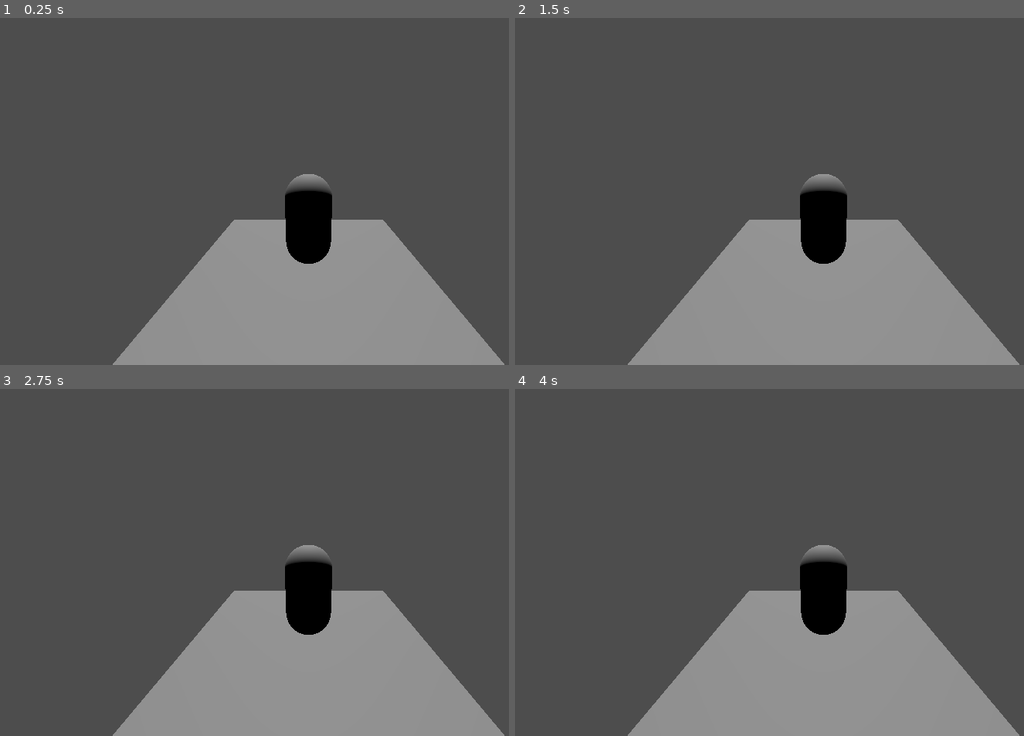
Above: before the commit, frames 1-4 (two rows, left to right).
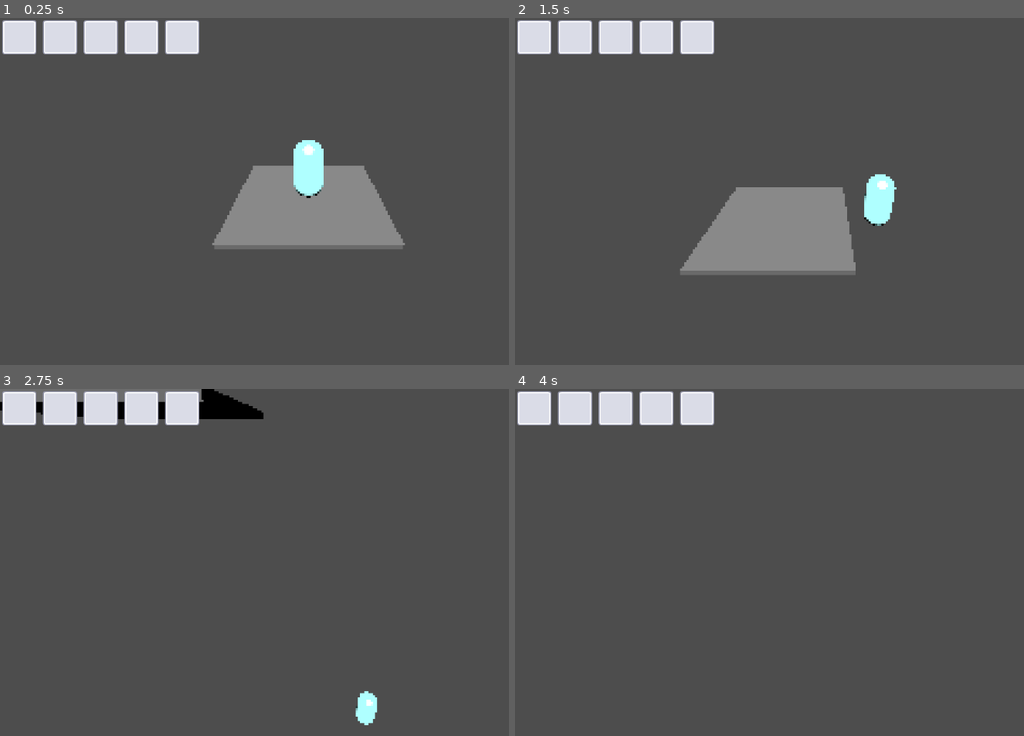
Above: after the commit, the same moments.

Repository: torbenvanassche/PirateSoftwareJam15
Game: Godot game, scene res://scenes/main.tscn
Same seed, same stepped clock (60 frames per second), same inputs: the game is played once before the commit and once after it. Before the commit the project starts from res://scenes/node_3d.tscn.
Inputs (mouse positions are in pixels of both pictures, inside the frame that each line leads up to):
- Up to frame 1 (0.25 s): no input
- Up to frame 2 (1.5 s): tap Enter (ui_accept) at 0.5, 0.77 s; move the mouse to (957, 174) at 0.52 s; hold D (right) 0.53-1.25 s; tap Mouse wheel down (zoom_in, bound only after the commit) at 0.6 s; click (957, 174) at 0.67 s; tap Mouse wheel up (zoom_out, bound only after the commit) at 0.8 s; drag from (698, 208) to (794, 260) at 1.27 s
- Up to frame 3 (2.75 s): move the mouse to (371, 486) at 2.02 s; hold D (right) from 2.03 s (still down); right-click (371, 486) at 2.1 s; click (371, 486) at 2.17 s; tap Mouse wheel up (zoom_out, bound only after the commit) at 2.3 s
- Up to frame 4 (4 s): release D (right) at 2.75 s; drag from (794, 631) to (637, 510) at 2.77 s; click (535, 409) at 3.5 s, where only the run after the commit has a clickable "0"

The runs differ from the first frame. In frame 1, 29% of the frame differs, in the area x 0-100%, y 0-100%; in frame 2, 27%; in frame 3, 28%; in frame 4, 27%.
Error before the commit: Parse Error: Identifier "ItemManager" not declared in the current scope. (res://inventory/scripts/inventory.gd:43)

Commit message:
cleaned up scenes

Diff:
--- a/GameProject/project.godot
+++ b/GameProject/project.godot
@@ -11,13 +11,14 @@
 [application]
 
 config/name="PirateJam15"
-run/main_scene="res://scenes/node_3d.tscn"
+run/main_scene="res://scenes/main.tscn"
 config/features=PackedStringArray("4.2", "Forward Plus")
 config/icon="res://icon.svg"
 
 [autoload]
 
 Settings="*res://utils/settings.gd"
+ItemManager="*res://inventory/scripts/item_manager.gd"
 
 [input]
 
@@ -50,3 +51,18 @@
 "events": [Object(InputEventMouseButton,"resource_local_to_scene":false,"resource_name":"","device":-1,"window_id":0,"a …(253 unchanged characters)…
 ]
 }
+zoom_out={
+"deadzone": 0.5,
+"events": [Object(InputEventMouseButton,"resource_local_to_scene":false,"resource_name":"","device":-1,"window_id":0,"alt_pressed":false,"shift_pressed":false,"ctrl_pressed":false,"meta_pressed":false,"button_mask":0,"position":Vector2(0, 0),"global_position":Vector2(0, 0),"factor":1.0,"button_index":4,"canceled":false,"pressed":false,"double_click":false,"script":null)
+]
+}
+zoom_in={
+"deadzone": 0.5,
+"events": [Object(InputEventMouseButton,"resource_local_to_scene":false,"resource_name":"","device":-1,"window_id":0,"alt_pressed":false,"shift_pressed":false,"ctrl_pressed":false,"meta_pressed":false,"button_mask":0,"position":Vector2(0, 0),"global_position":Vector2(0, 0),"factor":1.0,"button_index":5,"canceled":false,"pressed":false,"double_click":false,"script":null)
+]
+}
+cancel={
+"deadzone": 0.5,
+"events": [Object(InputEventKey,"resource_local_to_scene":false,"resource_name":"","device":-1,"window_id":0,"alt_pressed":false,"shift_pressed":false,"ctrl_pressed":false,"meta_pressed":false,"pressed":false,"keycode":0,"physical_keycode":4194305,"key_label":0,"unicode":0,"echo":false,"script":null)
+]
+}
--- /dev/null
+++ b/GameProject/scenes/camera.tscn
@@ -0,0 +1,16 @@
+[gd_scene load_steps=2 format=3 uid="uid://cuqpjlp4i7pkb"]
+
+[ext_resource type="Script" path="res://utils/camera.gd" id="1_dcs5i"]
+
+[node name="CameraRoot" type="Node3D"]
+script = ExtResource("1_dcs5i")
+distance = 8.0
+
+[node name="TwistPivot" type="Node3D" parent="."]
+
+[node name="PitchPivot" type="Node3D" parent="TwistPivot"]
+transform = Transform3D(1, 0, 0, 0, 0.866025, 0.5, 0, -0.5, 0.866025, 0, 0, 0)
+
+[node name="Camera3D" type="Camera3D" parent="TwistPivot/PitchPivot"]
+unique_name_in_owner = true
+transform = Transform3D(1, 0, 0, 0, 1, 7.45058e-08, 0, -5.96046e-08, 1, 0, 0, 5)
--- /dev/null
+++ b/GameProject/scenes/character.tscn
@@ -0,0 +1,31 @@
+[gd_scene load_steps=6 format=3 uid="uid://cwycwp30gjjet"]
+
+[ext_resource type="Script" path="res://player/character_controller.gd" id="1_70u55"]
+[ext_resource type="Script" path="res://inventory/scripts/inventory.gd" id="2_pnb6b"]
+
+[sub_resource type="CapsuleMesh" id="CapsuleMesh_63u1p"]
+
+[sub_resource type="StandardMaterial3D" id="StandardMaterial3D_7egxx"]
+diffuse_mode = 3
+specular_mode = 1
+albedo_color = Color(0.686275, 1, 1, 1)
+roughness = 0.1
+
+[sub_resource type="CapsuleShape3D" id="CapsuleShape3D_42esf"]
+
+[node name="CharacterBody3D" type="CharacterBody3D" node_paths=PackedStringArray("inventory")]
+transform = Transform3D(1, 0, 0, 0, 1, 0, 0, 0, 1, 0, 1.11559, 0)
+script = ExtResource("1_70u55")
+inventory = NodePath("inventory")
+
+[node name="MeshInstance3D" type="MeshInstance3D" parent="."]
+mesh = SubResource("CapsuleMesh_63u1p")
+surface_material_override/0 = SubResource("StandardMaterial3D_7egxx")
+
+[node name="CollisionShape3D" type="CollisionShape3D" parent="."]
+shape = SubResource("CapsuleShape3D_42esf")
+
+[node name="inventory" type="Node" parent="."]
+script = ExtResource("2_pnb6b")
+unlocked_slots = 5
+max_slots = 5
--- /dev/null
+++ b/GameProject/scenes/game.tscn
@@ -0,0 +1,52 @@
+[gd_scene load_steps=9 format=3 uid="uid://c57b16nj7p50k"]
+
+[ext_resource type="PackedScene" uid="uid://cwycwp30gjjet" path="res://scenes/character.tscn" id="1_yoqlc"]
+[ext_resource type="PackedScene" uid="uid://cuqpjlp4i7pkb" path="res://scenes/camera.tscn" id="3_o5mjl"]
+[ext_resource type="Shader" path="res://shaders/outline.gdshader" id="4_r3k4d"]
+
+[sub_resource type="BoxMesh" id="BoxMesh_xurpc"]
+
+[sub_resource type="BoxShape3D" id="BoxShape3D_limok"]
+
+[sub_resource type="ShaderMaterial" id="ShaderMaterial_shc8u"]
+render_priority = 0
+shader = ExtResource("4_r3k4d")
+shader_parameter/depth_threshold = 0.05
+shader_parameter/reverse_depth_threshold = 0.25
+shader_parameter/normal_threshold = 0.6
+shader_parameter/darken_amount = 0.3
+shader_parameter/lighten_amount = 1.5
+shader_parameter/normal_edge_bias = Vector3(1, 1, 1)
+shader_parameter/light_direction = Vector3(-0.96, -0.18, 0.2)
+
+[sub_resource type="ShaderMaterial" id="ShaderMaterial_ye7d4"]
+
+[sub_resource type="QuadMesh" id="QuadMesh_ga03j"]
+material = SubResource("ShaderMaterial_ye7d4")
+flip_faces = true
+size = Vector2(2, 2)
+
+[node name="Node3D" type="Node3D"]
+
+[node name="MeshInstance3D" type="MeshInstance3D" parent="."]
+transform = Transform3D(5, 0, 0, 0, 0.2, 0, 0, 0, 5, 0, 0, 0)
+mesh = SubResource("BoxMesh_xurpc")
+
+[node name="StaticBody3D" type="StaticBody3D" parent="MeshInstance3D"]
+
+[node name="CollisionShape3D" type="CollisionShape3D" parent="MeshInstance3D/StaticBody3D"]
+shape = SubResource("BoxShape3D_limok")
+
+[node name="CharacterBody3D" parent="." instance=ExtResource("1_yoqlc")]
+
+[node name="DirectionalLight3D" type="DirectionalLight3D" parent="."]
+transform = Transform3D(1, 0, 0, 0, 0.5, 0.866025, 0, -0.866025, 0.5, 0.469377, 6.52125, 0.0470721)
+
+[node name="CameraRoot" parent="." node_paths=PackedStringArray("target") instance=ExtResource("3_o5mjl")]
+target = NodePath("../CharacterBody3D")
+
+[node name="MeshInstance3D" type="MeshInstance3D" parent="CameraRoot"]
+material_override = SubResource("ShaderMaterial_shc8u")
+extra_cull_margin = 16384.0
+mesh = SubResource("QuadMesh_ga03j")
+skeleton = NodePath("../../..")
--- /dev/null
+++ b/GameProject/scenes/main.tscn
@@ -0,0 +1,16 @@
+[gd_scene load_steps=3 format=3 uid="uid://c1ouaj32dec6i"]
+
+[ext_resource type="PackedScene" uid="uid://cc20yrpx00mn1" path="res://scenes/main_game.tscn" id="1_53fop"]
+[ext_resource type="Script" path="res://inventory/scripts/inventory_ui.gd" id="2_wloh2"]
+
+[node name="main" type="Node"]
+
+[node name="CanvasLayer" type="CanvasLayer" parent="."]
+
+[node name="GridContainer" type="GridContainer" parent="CanvasLayer"]
+offset_right = 40.0
+offset_bottom = 40.0
+columns = 5
+script = ExtResource("2_wloh2")
+
+[node name="SubViewportContainer" parent="." instance=ExtResource("1_53fop")]
--- /dev/null
+++ b/GameProject/scenes/main_game.tscn
@@ -0,0 +1,22 @@
+[gd_scene load_steps=3 format=3 uid="uid://cc20yrpx00mn1"]
+
+[ext_resource type="Script" path="res://utils/game_manager.gd" id="1_tdjfd"]
+[ext_resource type="PackedScene" uid="uid://c57b16nj7p50k" path="res://scenes/game.tscn" id="2_lipx0"]
+
+[node name="SubViewportContainer" type="SubViewportContainer"]
+texture_filter = 1
+anchors_preset = 15
+anchor_right = 1.0
+anchor_bottom = 1.0
+grow_horizontal = 2
+grow_vertical = 2
+stretch = true
+stretch_shrink = 4
+
+[node name="SubViewport" type="SubViewport" parent="."]
+handle_input_locally = false
+size = Vector2i(288, 162)
+render_target_update_mode = 4
+script = ExtResource("1_tdjfd")
+
+[node name="Node3D" parent="SubViewport" instance=ExtResource("2_lipx0")]
--- a/GameProject/scenes/node_3d.tscn
+++ /dev/null
@@ -1,45 +0,0 @@
-[gd_scene load_steps=8 format=3 uid="uid://cc20yrpx00mn1"]
-
-[ext_resource type="Script" path="res://utils/game_manager.gd" id="1_t1aex"]
-[ext_resource type="Script" path="res://player/character_controller.gd" id="2_jfnql"]
-[ext_resource type="Script" path="res://utils/camera.gd" id="3_8y2vo"]
-
-[sub_resource type="BoxMesh" id="BoxMesh_gb5rk"]
-
-[sub_resource type="BoxShape3D" id="BoxShape3D_s4jdi"]
-
-[sub_resource type="CapsuleMesh" id="CapsuleMesh_y6xlf"]
-
-[sub_resource type="CapsuleShape3D" id="CapsuleShape3D_04gyr"]
-
-[node name="Node3D" type="Node3D" node_paths=PackedStringArray("player", "camera")]
-script = ExtResource("1_t1aex")
-player = NodePath("CharacterBody3D")
-camera = NodePath("Camera3D")
-
-[node name="MeshInstance3D" type="MeshInstance3D" parent="."]
-transform = Transform3D(5, 0, 0, 0, 0.2, 0, 0, 0, 5, 0, 0, 0)
-mesh = SubResource("BoxMesh_gb5rk")
-
-[node name="StaticBody3D" type="StaticBody3D" parent="MeshInstance3D"]
-
-[node name="CollisionShape3D" type="CollisionShape3D" parent="MeshInstance3D/StaticBody3D"]
-shape = SubResource("BoxShape3D_s4jdi")
-
-[node name="CharacterBody3D" type="CharacterBody3D" parent="."]
-transform = Transform3D(1, 0, 0, 0, 1, 0, 0, 0, 1, 0, 1.11559, 0)
-script = ExtResource("2_jfnql")
-
-[node name="MeshInstance3D" type="MeshInstance3D" parent="CharacterBody3D"]
-mesh = SubResource("CapsuleMesh_y6xlf")
-
-[node name="CollisionShape3D" type="CollisionShape3D" parent="CharacterBody3D"]
-shape = SubResource("CapsuleShape3D_04gyr")
-
-[node name="Camera3D" type="Camera3D" parent="." node_paths=PackedStringArray("target")]
-transform = Transform3D(-1, -1.77636e-15, 8.74228e-08, 2.26267e-08, 0.965926, 0.258819, -8.44439e-08, 0.258819, -0.965926, 0, 2.97574, -4.5893)
-script = ExtResource("3_8y2vo")
-target = NodePath("../CharacterBody3D")
-
-[node name="DirectionalLight3D" type="DirectionalLight3D" parent="."]
-transform = Transform3D(1, 0, 0, 0, 0.5, 0.866025, 0, -0.866025, 0.5, 0.469377, 6.52125, 0.0470721)
Not shown, added: GameProject/scenes/chaDD1B.tmp
Not shown, added: GameProject/scenes/maiE00A.tmp
